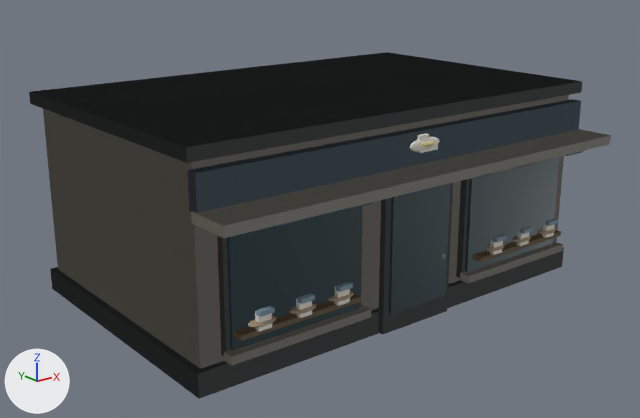
The Blender file assets/models/german-props/german-props.blend as it was, and as the next commit left it.
One viewpoint serves both versions: a 50 mm lens placed at (-9.45, -11.95, 6.08), pointed at (-0.29, -0.5, 1.5). Lighting does not change. The marker at lower left points along +X, +Y and +Z. The older version comes first.

Names of what the first picture shows: 'awning.001', 'dark plinth.001', 'display shelf.002', 'fascia.001', 'masonry shell.001', 'sandal sole', 'shop glass.002', 'sill.002' and 2 more.
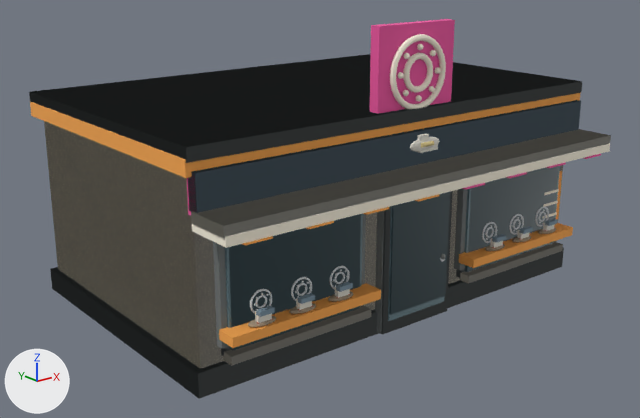
The edits, one by one:
Material 'bearing' (mat_bearing) is new.
Its base color is (0.66, 0.7, 0.72) (light grey #d4dadd).
Its metallic is 0.04.
Its roughness is 0.84.
Material 'shop-pink' (mat_shop_pink) is new.
Its base color is (0.88, 0.1, 0.37) (pink #f159a4).
Its metallic is 0.04.
Its roughness is 0.84.
Material 'shop-orange' (mat_shop_orange) is new.
Its base color is (0.96, 0.4, 0.08) (orange #faaa50).
Its metallic is 0.04.
Its roughness is 0.84.
Material 'shop-cream' (mat_shop_cream) is new.
Its base color is (0.98, 0.92, 0.77) (pale yellow #fdf6e3).
Its metallic is 0.04.
Its roughness is 0.84.
Mesh me_torus is new.
It has 5670 vertices, 6060 faces and spans x -3.24..3.24, y 0.99..3.83, z 2.28..2.72.
It uses material mat_bearing (light grey #d4dadd).
Mesh me_cube_100_1 is new.
It consists of a box spanning x -3.54..-1.16, y -2.6..-2.54, z 0.8..2.3; a box spanning x 1.16..3.54, y -2.6..-2.54, z 0.8..2.3; a box spanning x -0.62..0.62, y -2.64..-2.59, z 0.24..2.26.
It uses material mat_glass (greyish cyan #657e86).
Mesh me_cube_089 is new.
It consists of a box spanning x -3.98..3.98, y -2.6..-2.4, z 2.6..3.16; a box spanning x 0.28..0.72, y -3.3..-2.49, z 2.37..2.4; a box spanning x 1.28..1.72, y -3.3..-2.49, z 2.37..2.4; a box spanning x 2.29..2.72, y -3.3..-2.49, z 2.37..2.4; a box spanning x 3.28..3.72, y -3.3..-2.49, z 2.37..2.4; a box spanning x -0.78..0.78, y -2.46..-2.28, z 3.31..4.79.
It uses material mat_shop_pink (pink #f159a4).
Mesh me_cube_088 is new.
It consists of a box spanning x -4.06..4.06, y -2.53..2.53, z 3.13..3.37; a box spanning x -3.72..-3.28, y -3.3..-2.49, z 2.37..2.4; a box spanning x -2.72..-2.29, y -3.3..-2.49, z 2.37..2.4; a box spanning x -1.72..-1.28, y -3.3..-2.49, z 2.37..2.4; a box spanning x -0.72..-0.28, y -3.3..-2.49, z 2.37..2.4; a box spanning x -3.68..-1.02, y -2.88..-2.56, z 0.81..0.96; a box spanning x 1.02..3.68, y -2.88..-2.56, z 0.81..0.96; a box spanning x 3.04..3.64, y -2.58..-2.48, z 0.81..1.96.
It uses material mat_shop_orange (orange #faaa50).
Mesh me_cube_087 is new.
It consists of a box spanning x -4.0..4.0, y -2.5..2.5, z 0.0..0.36; a box spanning x -3.64..-1.06, y -2.56..-2.42, z 0.65..2.34; a box spanning x 1.06..3.64, y -2.56..-2.42, z 0.65..2.34; a box spanning x -0.74..0.74, y -2.59..-2.45, z 0.03..2.31.
It uses material mat_dark (grey #767c7c).
Mesh me_cube_086_1 is new.
It has 968 vertices, 1022 faces and spans x -3.98..3.98, y -3.28..2.4, z 0.0..4.63.
It uses material mat_shop_cream (pale yellow #fdf6e3).
Object 'display bearing race' (ob_display_bearing_race) is new; it shows me_torus.
Its location is (0.0, 0.0, 0.0).
Its rotation in degrees is (90, 0, 0).
Object 'serving glass' (ob_serving_glass) is new; it shows me_cube_100_1.
Its location is (0.0, 0.0, 0.0).
Object 'pink fascia' (ob_pink_fascia) is new; it shows me_cube_089.
Its location is (0.0, 0.0, 0.0).
Object 'orange roof edge' (ob_orange_roof_edge) is new; it shows me_cube_088.
Its location is (0.0, 0.0, 0.0).
Object 'dark plinth.002' (ob_dark_plinth_002) is new; it shows me_cube_087.
Its location is (0.0, 0.0, 0.0).
Object 'warm masonry shell' (ob_warm_masonry_shell) is new; it shows me_cube_086_1.
Its location is (0.0, 0.0, 0.0).

Pixel boxes (x1, y1, x2, y2) of what changed, in the pictures (640 x 418 px):
'warm masonry shell', added: after (44, 34, 610, 368)
'orange roof edge', added: after (30, 93, 580, 348)
'pink fascia', added: after (187, 19, 601, 215)
'dark plinth.002', added: after (51, 165, 562, 399)
'serving glass', added (mostly hidden): after (225, 166, 560, 328)
'display bearing race', added: after (250, 206, 549, 314)
'display shelf.002', unchanged, covered by the edit: before (234, 230, 561, 341)
